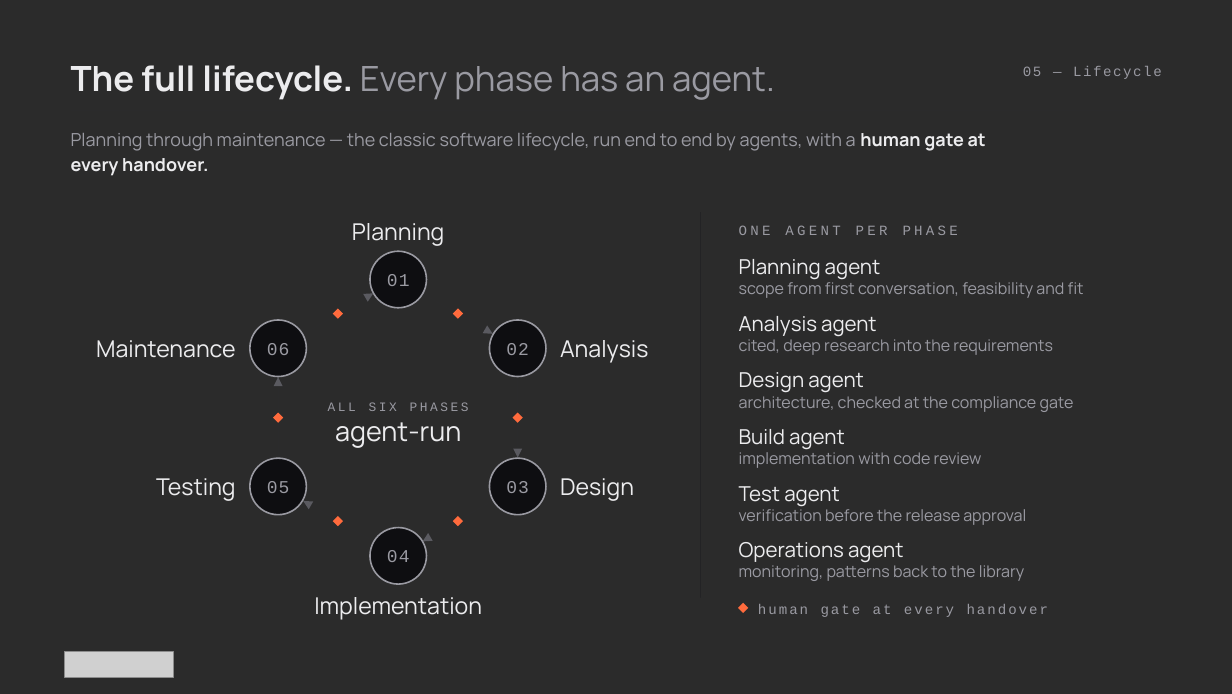
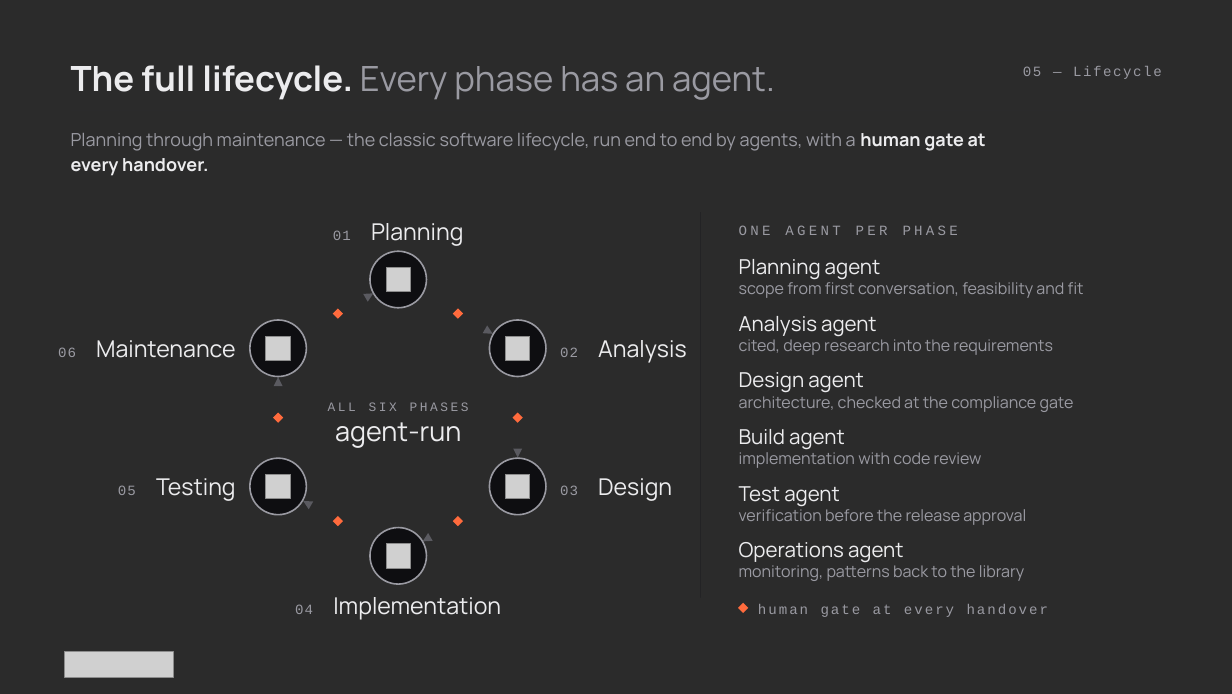
Before and after one commit to athenarunai-gif/Athena, a slide deck: slide 5 of deck/Pitch_Deck_AthenaRun_v2.pptx. Drawn at 1232x694 pixels with LibreOffice and Linux fonts; fonts in the diff are those of the drawing; grey boxes stand for pictures; background and template pictures are left out; a plain dark background stands for a picture behind light text. Boxes give left, top, right and bottom in pixels: in the first picture for what was removed or moved away, otherwise in the second. Text is boxed around its words. In the diff, an @@ line names an element or a change of style, - is before the commit and + after.

```diff
--- a/deck/Pitch_Deck_AthenaRun_v2.pptx
+++ b/deck/Pitch_Deck_AthenaRun_v2.pptx
@@ text at (333, 223, 463, 246): text changed @@
-Planning
+01 Planning
@@ picture added at (386, 267, 410, 291) @@
@@ text removed at (387, 274, 410, 286) @@
-01
@@ text at (58, 340, 236, 358): text changed @@
-Maintenance
+06 Maintenance
@@ picture added at (266, 336, 290, 360) @@
@@ text removed at (267, 343, 290, 355) @@
-06
@@ text removed at (506, 343, 529, 355) @@
-02
@@ picture added at (506, 336, 530, 360) @@
@@ text at (560, 340, 686, 363): text changed @@
-Analysis
+02 Analysis
@@ text at (118, 478, 236, 501): text changed @@
-Testing
+05 Testing
@@ picture added at (266, 474, 290, 498) @@
@@ picture added at (506, 474, 530, 498) @@
@@ text at (560, 478, 672, 501): text changed @@
-Design
+03 Design
@@ text removed at (267, 481, 290, 493) @@
-05
@@ text removed at (506, 481, 529, 493) @@
-03
@@ picture added at (386, 544, 410, 568) @@
@@ text removed at (387, 550, 410, 562) @@
-04
@@ text at (295, 597, 501, 620): text changed @@
-Implementation
+04 Implementation
```
Also in this commit, not shown: 4 other slides changed, 2 other files.
